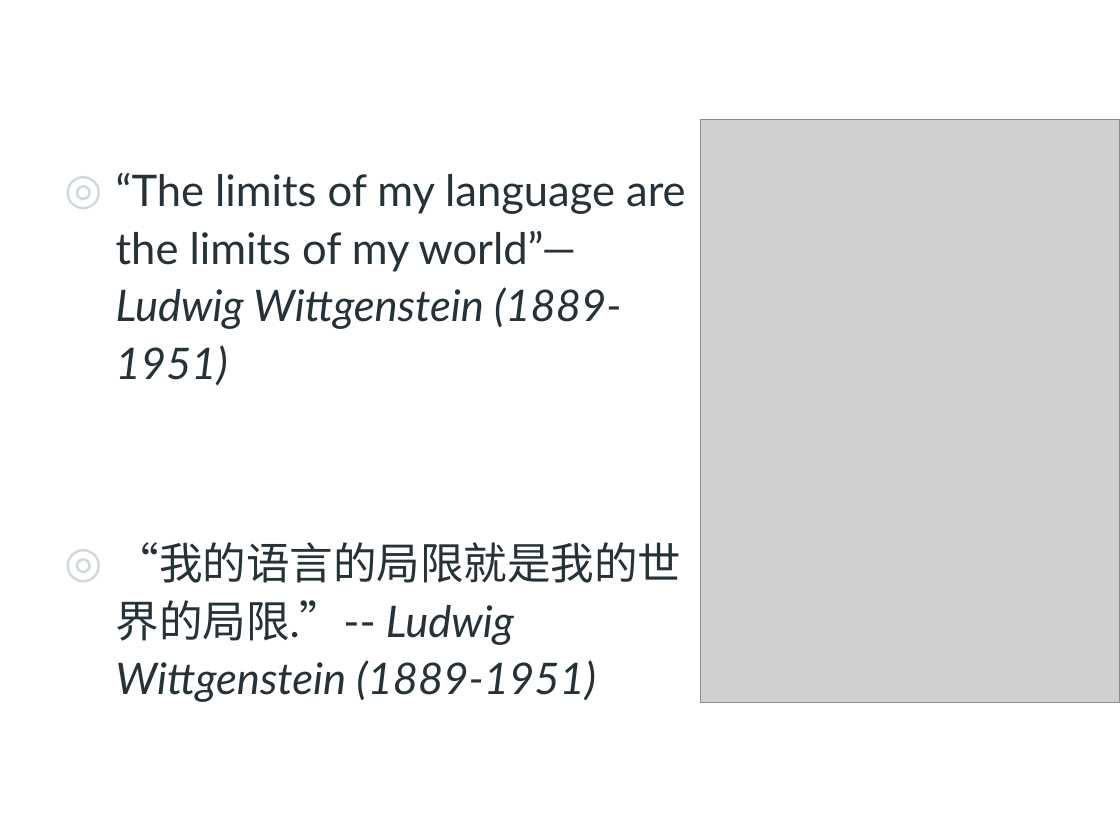
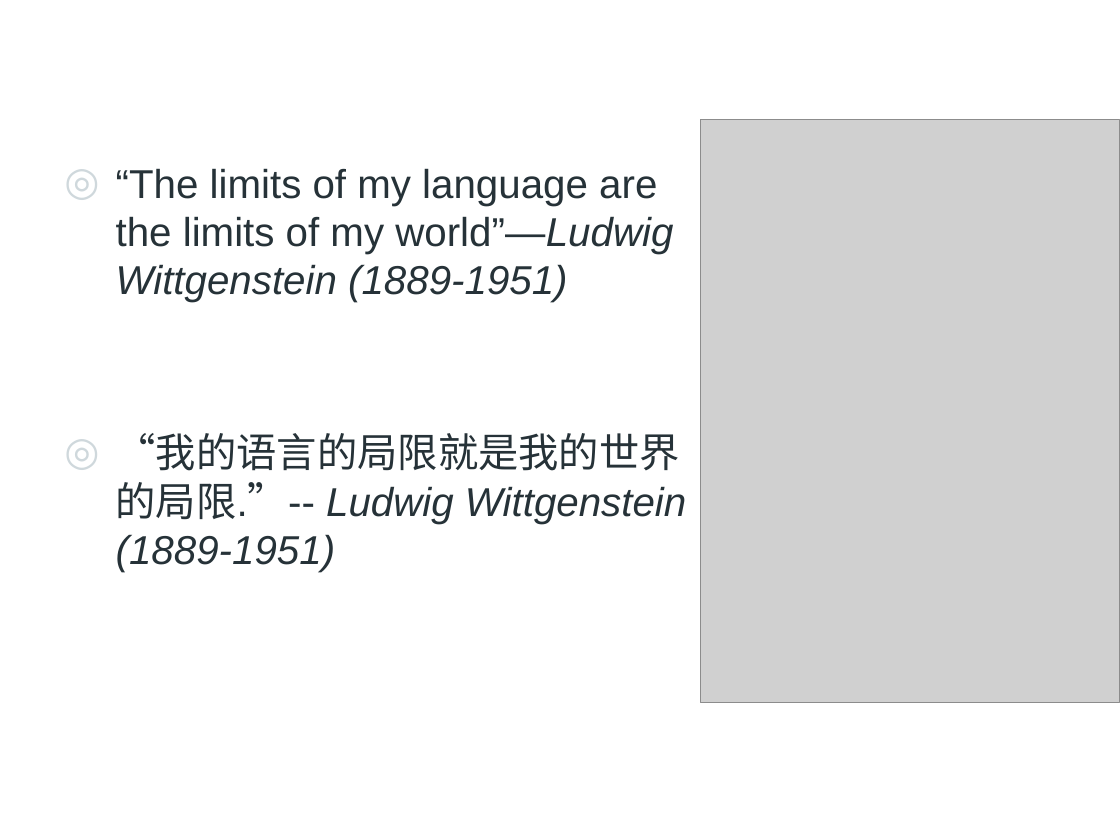
Before and after one commit to zhoujing204/python_course, a slide deck: slide 25 of Presentations/01 Python编程概述.pptx. Drawn at 1120x840 pixels with LibreOffice and Linux fonts; fonts in the diff are those of the drawing; grey boxes stand for pictures; background and template pictures are left out. Boxes give left, top, right and bottom in pixels: in the first picture for what was removed or moved away, otherwise in the second. Text is boxed around its words. In the diff, an @@ line names an element or a change of style, - is before the commit and + after.

```diff
--- a/Presentations/01 Python编程概述.pptx
+++ b/Presentations/01 Python编程概述.pptx
@@ text "“The limits of my language ..." at box(116, 168, 686, 572): size 28 to 25.9 pt, font Lato to Arial; line spacing 1.1 to 1 @@
```
Also in this commit, not shown: 31 other slides changed, 5 other files.
